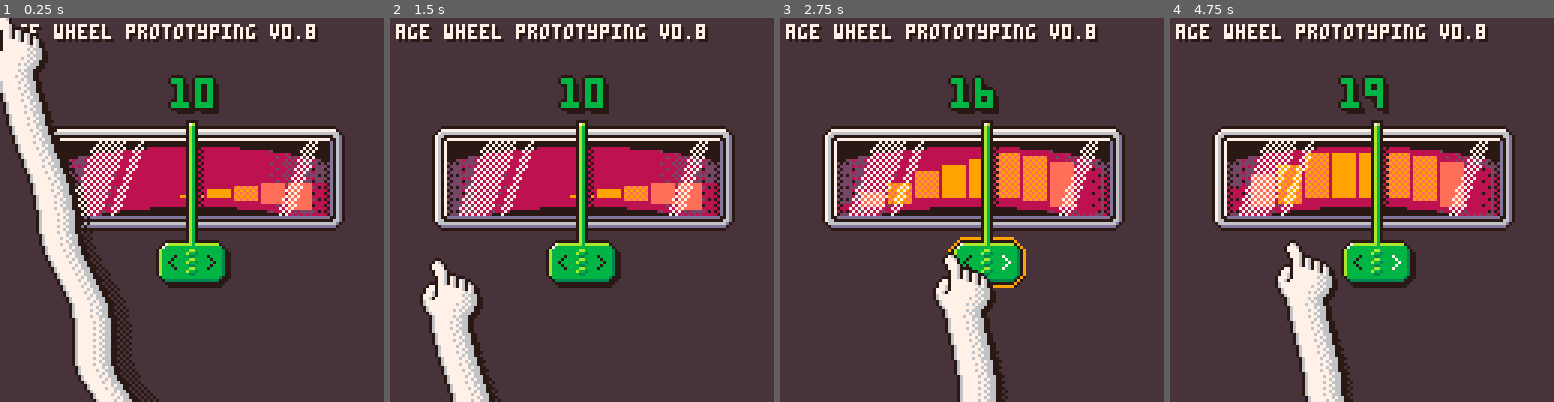
Above: before the commit, frames 1-4 (left to right).
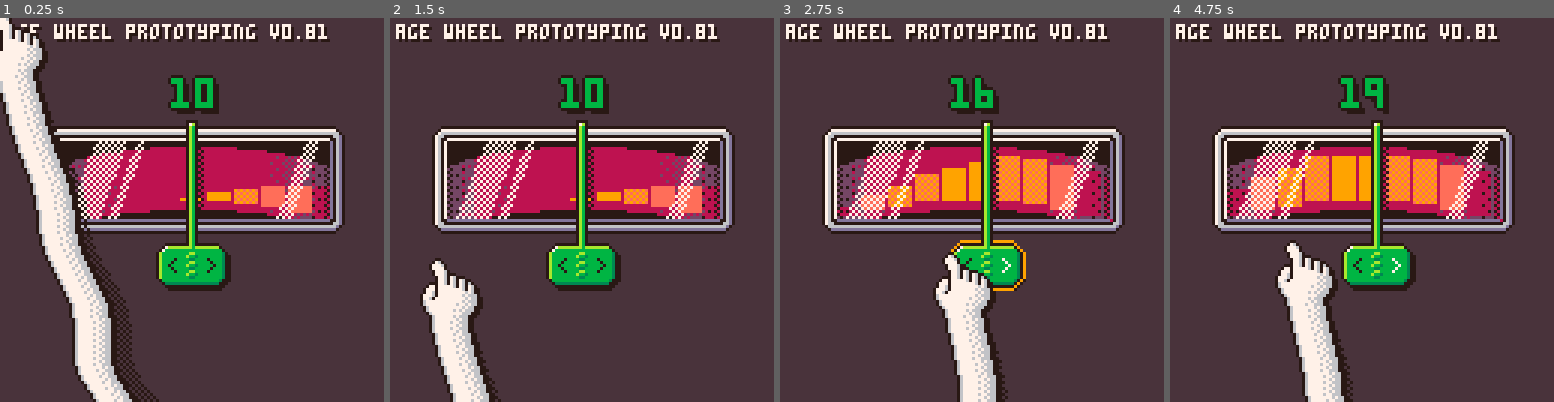
Above: after the commit, the same moments.

Repository: seimon/study_agegauge
Game: PICO-8 cartridge AgeWheel.p8
Two runs of this game, one before a commit and one after it. Both use one fixed random seed, a clock stepped at 60 frames per second and the inputs below.
Inputs (mouse positions are in pixels of both pictures, inside the frame that each line leads up to):
- Up to frame 1 (0.25 s): no input
- Up to frame 2 (1.5 s): click (670, 121) at 0.67 s; click (436, 267) at 1.22 s
- Up to frame 3 (2.75 s): hold Right 1.6-2.1 s; click (887, 114) at 1.77 s; click (952, 259) at 2.32 s; hold Right from 2.47 s (still down)
- Up to frame 4 (4.75 s): click (1404, 106) at 2.87 s; release Right at 3.03 s; hold Left 3.08-3.58 s; click (1465, 256) at 3.42 s; click (1231, 102) at 3.97 s; hold Right 4.02-4.68 s; click (1292, 248) at 4.52 s

The runs differ from the first frame. In frame 1, 5.0% of the frame differs, in the area x 17-90%, y 1-72%; in frame 2, 5.5%; in frame 3, 5.8%; in frame 4, 5.8%, in the area x 10-90%, y 1-72%.

Commit message:
v0.81
- 휠 내부 상하 간격, 둥근 정도를 살짝 다듬음

Diff:
--- a/AgeWheel.lua
+++ b/AgeWheel.lua
@@ -4,7 +4,7 @@
 
 ]]
 
-ver="0.8"
+ver="0.81"
 poke(0x5f5c,12) poke(0x5f5d,3) -- input delay initial&repeating (default 15, 4)
 poke(0x5f2d,0x1) -- mouse input enable
 
@@ -106,7 +106,7 @@
 	printa("age wheel prototyping v"..ver,2,2,7,0,true)
 
 	-- local x,y,w,h=18,40,92,24 -- gauge pos, size
-	local x,y,w,h=18,40,92,26 -- gauge pos, size
+	local x,y,w,h=18,40,92,27 -- gauge pos, size
 	rectfill(x,y,x+w,y+h,8) -- bg
 	rectfill(x,y,x+5,y+h,13)	rectfill(x+w-5,y,x+w,y+h,13)
 	fillp(0b0000101000001000.1) rectfill(x+6,y,x+10,y+h,13) rectfill(x+w-10,y,x+w-6,y+h,13) fillp()
@@ -120,7 +120,7 @@
 	-- clip(x,y,w+1,10)
 	-- for i=0,6 do oval(x-8,y+0-i,x+w+8,y+26-i,0) end
 	clip(x,y,w+1,10)
-	for i=0,7 do oval(x-8,y+2-i,x+w+8,y+26-i,0) end
+	for i=0,7 do oval(x-8,y+2-i,x+w+8,y+30-i,0) end
 
 	-- inside bottom oval over + gradations + glass eff
 	clip(x,y,w+1,h+1)
@@ -137,7 +137,7 @@
 			local x0=cx+i*(w0+gap) - age.ratio*(age.max-age.min)*(w0+gap)
 			if x0>x-w0 and x0<x+w+w0 then
 				local dy=(i<7) and (i-7)*2 or 0
-				local oy=y-cos(abs(63-x0)*.005)*8+11
+				local oy=y-cos(abs(63-x0)*.005)*8+12
 				local dx=abs(cx-x0) -- dist from center
 				-- if (i%10==0) line(x0,oy-1,x0,oy+h0+3,13) -- draw line every 10 step
 				rectfill(x0-3,oy+2-dy,x0+w0-4,oy+h0,dx>37 and 8 or dx>26 and 14 or 6)
Not shown, changed: index.js
